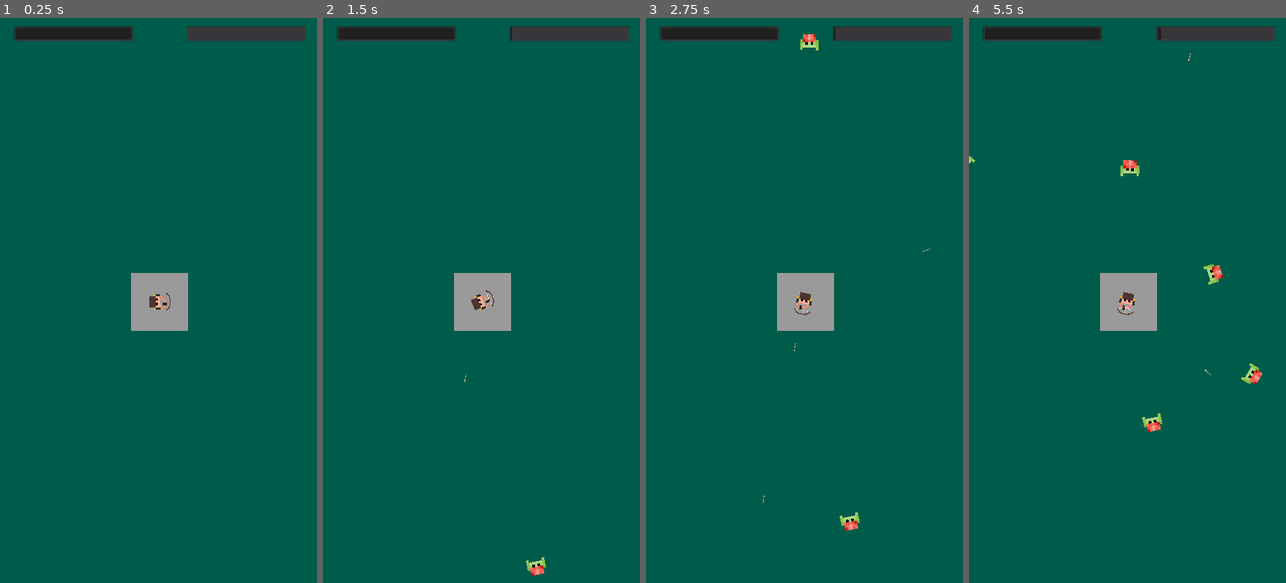
Above: before the commit, frames 1-4 (left to right).
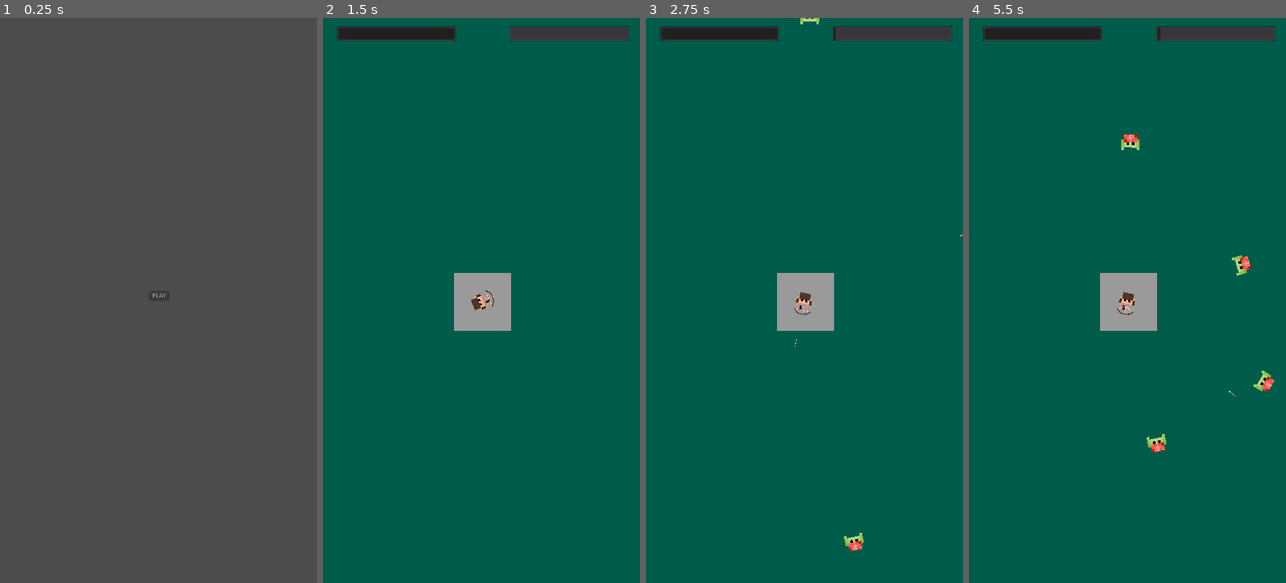
Above: after the commit, the same moments.

Repository: Boyquotes/medieval-zombie-shooter
Game: Godot game, scene res://src/screens/menu/Menu.tscn
The game is run twice, just before and just after one commit, with the same random seed, the same clock (stepped at 60 frames per second) and the same inputs. Before the commit the project starts from res://src/Game.tscn.
Inputs (mouse positions are in pixels of both pictures, inside the frame that each line leads up to):
- Up to frame 1 (0.25 s): no input
- Up to frame 2 (1.5 s): click (481, 294) at 0.5 s, where only the run after the commit has a clickable "PLAY"; move the mouse to (551, 272) at 1.27 s; click (551, 272) at 1.42 s
- Up to frame 3 (2.75 s): drag from (741, 328) to (779, 424) at 2.02 s
- Up to frame 4 (5.5 s): move the mouse to (1159, 176) at 2.77 s; click (1159, 176) at 2.92 s; drag from (1111, 413) to (1073, 571) at 3.52 s; move the mouse to (1222, 385) at 4.27 s; click (1222, 385) at 4.42 s; drag from (1032, 215) to (1073, 571) at 5.02 s

The runs differ from the first frame. In frame 1, 99% of the frame differs, in the area x 0-100%, y 0-100%; in frame 2, 0.1%; in frame 3, 0.4%; in frame 4, 1.1%.

Commit message:
create simple menu

Diff:
--- a/game/project.godot
+++ b/game/project.godot
@@ -11,7 +11,7 @@
 [application]
 
 config/name="Medieval Zombie Shooter"
-run/main_scene="res://src/Game.tscn"
+run/main_scene="res://src/screens/menu/Menu.tscn"
 config/icon="res://icon.png"
 
 [autoload]
--- a/game/src/Game.gd
+++ b/game/src/screens/game/Game.gd
@@ -15,6 +15,9 @@
 func _on_Timer_timeout() -> void:
 	_spawn_zombie()
 	life_bar.value -= damage
+
+	if life_bar.value <= 0:
+		get_tree().change_scene("res://src/screens/menu/Menu.tscn")
 
 
 func _spawn_zombie() -> void:
--- a/game/src/Game.tscn
+++ b/game/src/screens/game/Game.tscn
@@ -1,11 +1,11 @@
 [gd_scene load_steps=4 format=2]
 
-[ext_resource path="res://src/actors/castle/Castle.tscn" type="PackedScene" id=1]
-[ext_resource path="res://src/actors/player/Player.tscn" type="PackedScene" id=2]
-[ext_resource path="res://src/Game.gd" type="Script" id=3]
+[ext_resource path="res://src/actors/player/Player.tscn" type="PackedScene" id=1]
+[ext_resource path="res://src/screens/game/Game.gd" type="Script" id=2]
+[ext_resource path="res://src/actors/castle/Castle.tscn" type="PackedScene" id=3]
 
 [node name="Game" type="Node2D"]
-script = ExtResource( 3 )
+script = ExtResource( 2 )
 
 [node name="ColorRect" type="ColorRect" parent="."]
 margin_left = -150.0
--- /dev/null
+++ b/game/src/screens/menu/Menu.gd
@@ -0,0 +1,5 @@
+extends Control
+
+
+func _on_Play_pressed():
+	get_tree().change_scene("res://src/screens/game/Game.tscn")
--- /dev/null
+++ b/game/src/screens/menu/Menu.tscn
@@ -0,0 +1,25 @@
+[gd_scene load_steps=2 format=2]
+
+[ext_resource path="res://src/screens/menu/Menu.gd" type="Script" id=1]
+
+[node name="Menu" type="Control"]
+anchor_right = 1.0
+anchor_bottom = 1.0
+script = ExtResource( 1 )
+
+[node name="Buttons" type="VBoxContainer" parent="."]
+anchor_left = 0.5
+anchor_top = 0.5
+anchor_right = 0.5
+anchor_bottom = 0.5
+margin_left = -20.0
+margin_top = -20.0
+margin_right = 20.0
+margin_bottom = 20.0
+
+[node name="Play" type="Button" parent="Buttons"]
+margin_right = 43.0
+margin_bottom = 20.0
+text = "PLAY"
+
+[connection signal="pressed" from="Buttons/Play" to="." method="_on_Play_pressed"]
Not shown: 1 places in game/src/screens/game/Game.tscn that only renumber resources
